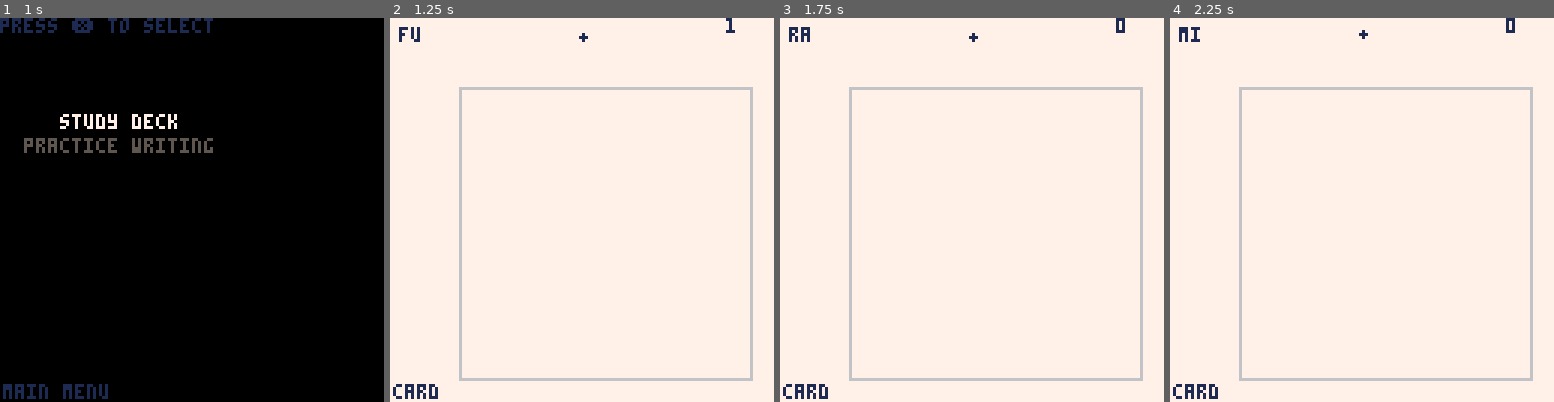
Above: before the commit, frames 1-4 (left to right).
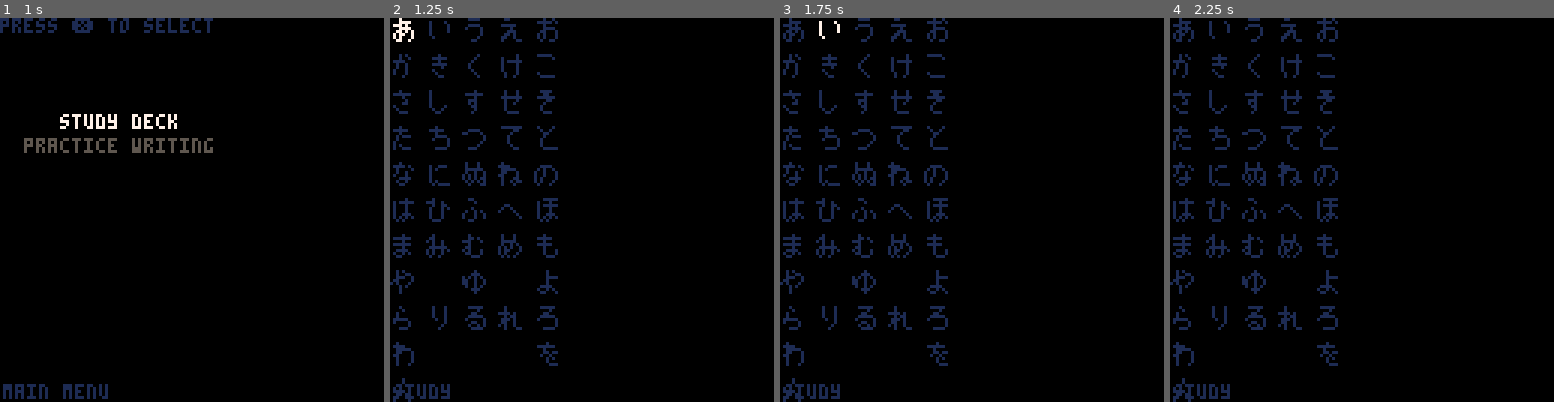
Above: after the commit, the same moments.

Repository: SestrenExsis/KanaPractice
Game: PICO-8 cartridge kana_practice.p8
Two runs of this game, one before a commit and one after it. Both use one fixed random seed, a clock stepped at 60 frames per second and the inputs below.
Inputs (mouse positions are in pixels of both pictures, inside the frame that each line leads up to):
- Up to frame 1 (1 s): tap X (X key) at 0.33 s; click (280, 121) at 0.67 s; tap O (Z key) at 0.7 s
- Up to frame 2 (1.25 s): tap X (X key) at 1.07 s; click (436, 267) at 1.22 s
- Up to frame 3 (1.75 s): hold Right from 1.6 s (still down); tap O (Z key) at 1.7 s
- Up to frame 4 (2.25 s): click (1277, 114) at 1.77 s; tap X (X key) at 1.85 s; release Right at 2.1 s; tap O (Z key) at 2.1 s; hold Up from 2.15 s (still down)

Frame 1 is identical in both runs. In frame 2, 100% of the frame differs, in the area x 0-100%, y 0-100%; in frame 3, 100%; in frame 4, 100%.

Commit message:
Show all kana on study page

Diff:
--- a/kana_practice.p8
+++ b/kana_practice.p8
@@ -295,7 +295,7 @@
 		if (btnp(⬇️)) _menuindex+=1
 		_menuindex=1+(_menuindex-1)%#_menu
 	if btnp(❎) then
-		if (_menuindex==1) initcard()
+		if (_menuindex==1) initstudy()
 		if (_menuindex==2) initcard()
 	end
 end
@@ -319,18 +319,35 @@
 	initfn=initstudy
 	updatefn=updatestudy
 	drawfn=drawstudy
-	palt(0,false)
-	palt(7,true)
+	--palt(0,false)
+	--palt(7,true)
+	_cursor=point(0,0)
 end
 
 function updatestudy()
-
+		if (btnp(⬆️)) _cursor.y-=1
+		if (btnp(⬇️)) _cursor.y+=1
+		if (btnp(⬅️)) _cursor.x-=1
+		if (btnp(➡️)) _cursor.x+=1
+		_cursor.x=_cursor.x%5
+		_cursor.y=_cursor.y%11
 end
 
 function drawstudy()
-	cls(_c_cnv)
-end
-
+	cls()
+	local cx=_cursor.x
+	local cy=_cursor.y
+	local s=1
+	for n,k in pairs(_kanatbl) do
+		local x=(1.5*s*8)*k.col
+		local y=(1.5*s*8)*k.row
+		local c=1
+		if k.col==cx and k.row==cy then
+			c=7
+		end
+		drawkana(k,x,y,s,c)
+	end
+end
 
 -- card screen
 
@@ -663,28 +680,6 @@
 	return res
 end
 
--->8
--- other functions
-
-function drawallkana()
-	cls()
-	local s=1 -- scale
-	for k,v in pairs(_kanakey) do
-		local p=strokes(v)
-		local i=0
-		if v~="  " then
-			x=(1.5*s*8)*((k-1)%5)
-			y=(1.5*s*8)*(flr((k-1)/5))
-			while (true) do
-				if drawkana(p,i,x,y,s) then
-					break
-				end
-				flip()
-				i+=1
-			end
-		end
-	end
-end
 __gfx__
 000100000007000000010000000100000000000000000000007eee0000111100007e000000110000001100000011000000010010000700100001001000010070
 0001eee0000e11100001111000011110070000100100007000000000000000000000000000000000000000000000000007eeee01011e1101011111010111110e
